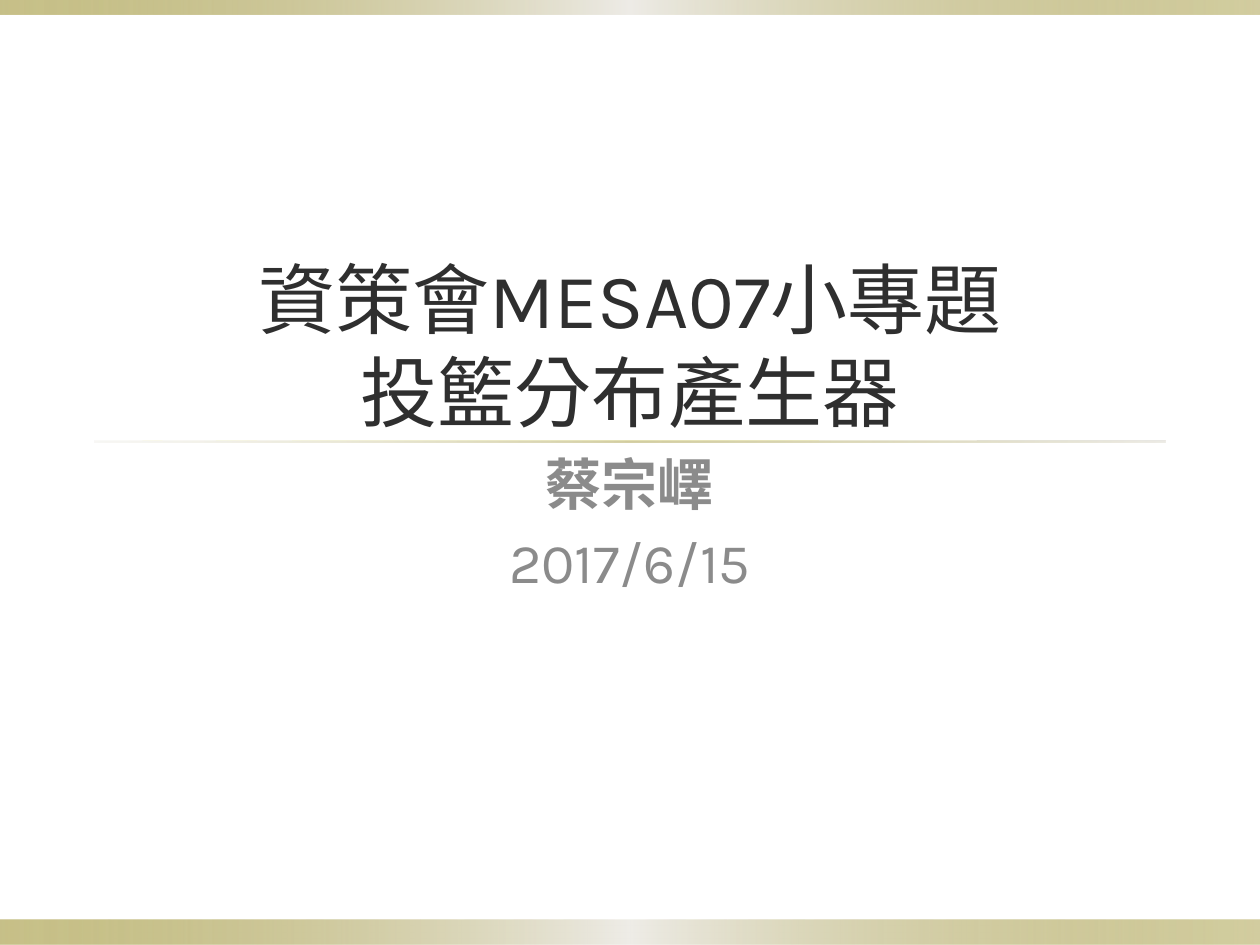
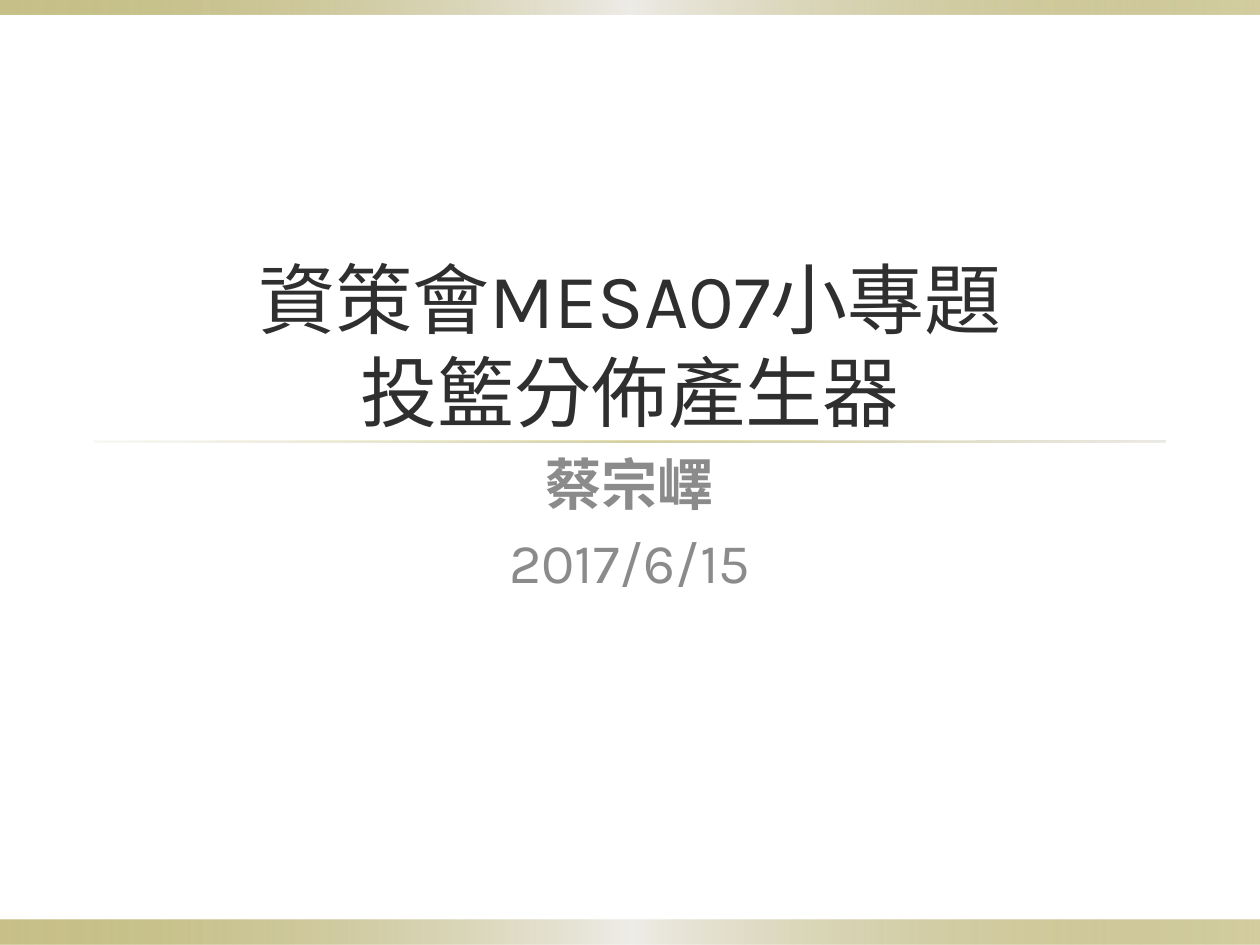
Before and after one commit to mvpscottjon/bsk, a slide deck: slide 1 of 小專_7.pptx. Drawn at 1260x945 pixels with LibreOffice and Linux fonts; fonts in the diff are those of the drawing; background and template pictures are left out. Boxes give left, top, right and bottom in pixels: in the first picture for what was removed or moved away, otherwise in the second. Text is boxed around its words. In the diff, an @@ line names an element or a change of style, - is before the commit and + after.

```diff
--- a/小專_7.pptx
+++ b/小專_7.pptx
@@ title at [258, 263, 1002, 428]: text changed @@
-資策會MESA07小專題
-投籃分布產生器
+資策會MESA07小專題
+投籃分佈產生器
```
Also in this commit, not shown: 7 other slides changed, 1 slide removed.
